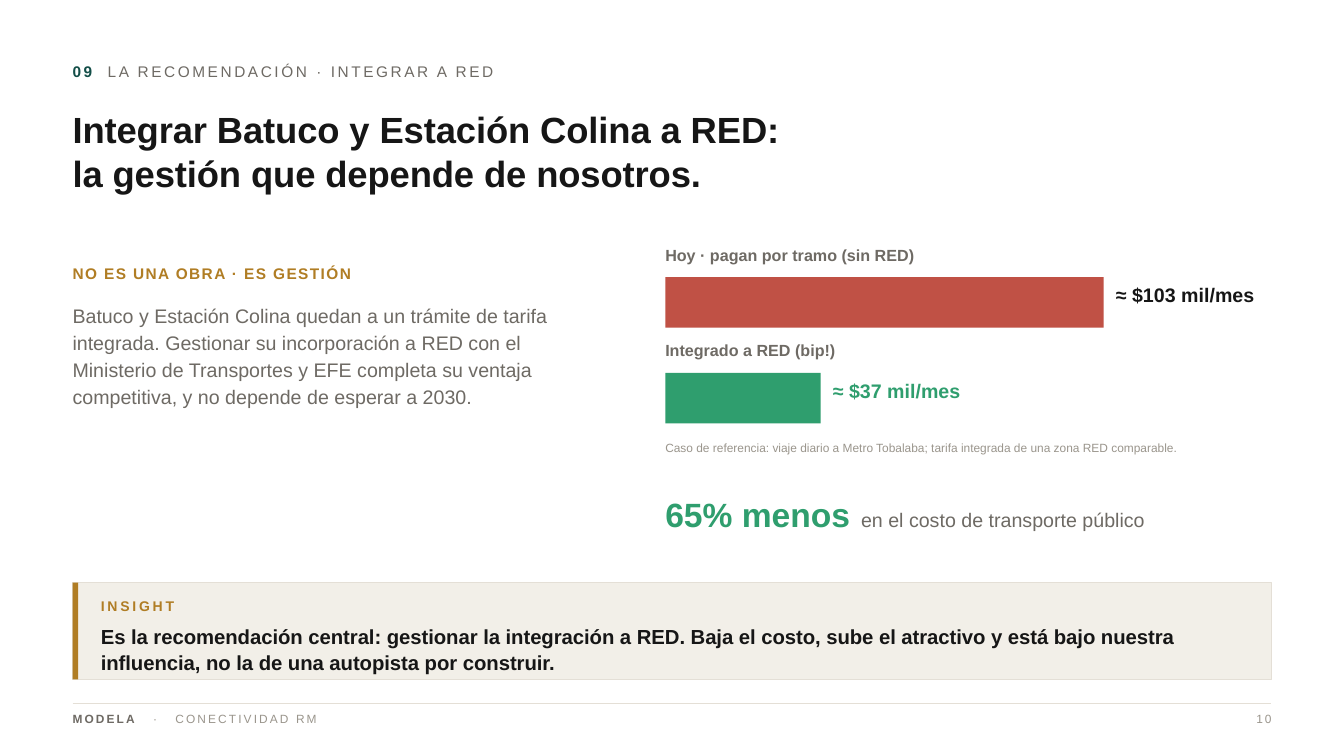
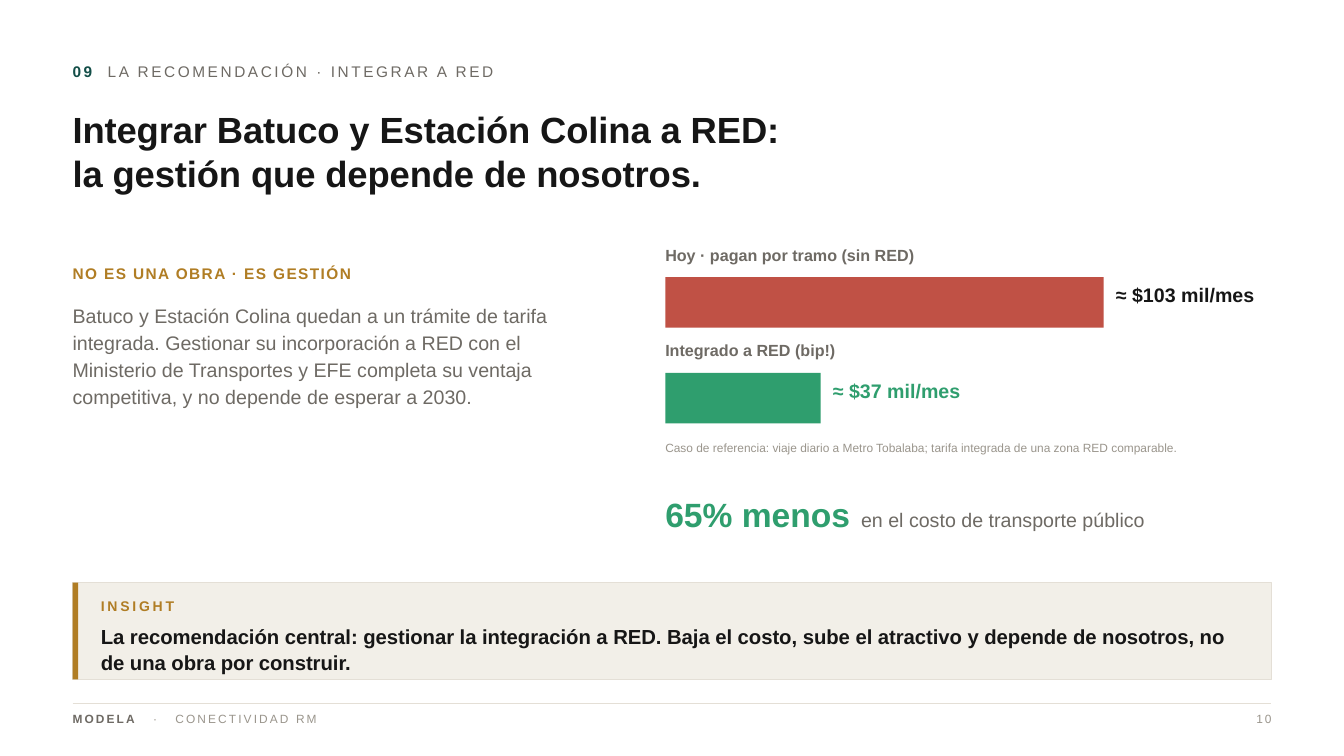
Before and after one commit to modela-simulador/modela-simulador, a slide deck: slide 10 of public/conectividad/Conectividad-Modela-Directorio-12.pptx. Drawn at 1344x756 pixels with LibreOffice and Linux fonts; fonts in the diff are those of the drawing. Boxes give left, top, right and bottom in pixels: in the first picture for what was removed or moved away, otherwise in the second. Text is boxed around its words. In the diff, an @@ line names an element or a change of style, - is before the commit and + after.

```diff
--- a/public/conectividad/Conectividad-Modela-Directorio-12.pptx
+++ b/public/conectividad/Conectividad-Modela-Directorio-12.pptx
@@ text at (101,629,1225,675): text changed @@
-Es la recomendación central: gestionar la integración a RED. Baja el costo, sube el atractivo y está bajo nuestra influencia, no la de una autopista por construir.
+La recomendación central: gestionar la integración a RED. Baja el costo, sube el atractivo y depende de nosotros, no de una obra por construir.
```
Also in this commit, not shown: 6 other slides changed, 33 other files.
